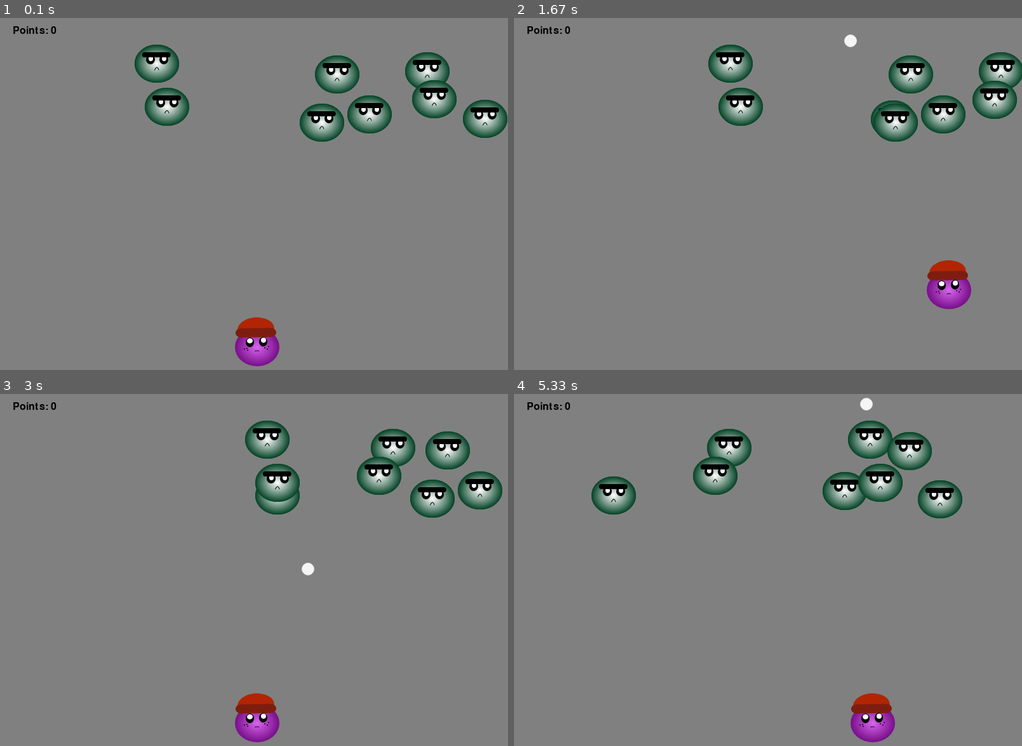
Above: before the commit, frames 1-4 (two rows, left to right).
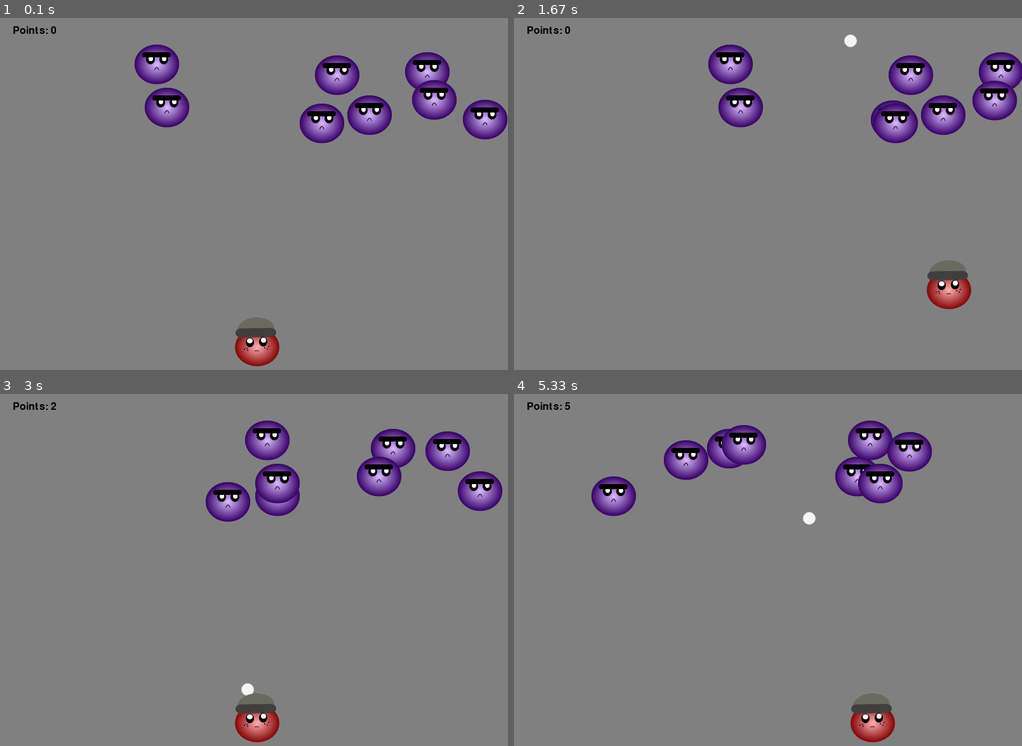
Above: after the commit, the same moments.

Repository: squeaky1273/py-game
Game: pygame game, started from main.py
Same seed, same stepped clock (60 frames per second), same inputs: the game is played once before the commit and once after it.
Inputs:
- Up to frame 1 (0.1 s): no input
- Up to frame 2 (1.67 s): hold Right 0.33-0.8 s; hold Up 0.83-1.13 s; tap Space at 0.9, 1.23, 1.53 s; hold Right 1.17-1.63 s
- Up to frame 3 (3 s): hold Left 1.67-2.2 s; tap Space at 1.73, 2.03, 2.3, 2.63, 2.93 s; hold Down 2.23-2.53 s; hold Left 2.57-2.97 s
- Up to frame 4 (5.33 s): hold Up 3-3.37 s; tap Space at 3.07, 3.47, 3.77, 4.13, 4.53, 4.83, 5.03 s; hold Right 3.4-4.03 s; hold Down 4.07-4.43 s; hold Left 4.47-4.93 s; hold Right from 4.97 s (still down)

The runs differ from the first frame. In frame 1, 6.0% of the frame differs, in the area x 26-100%, y 7-99%; in frame 2, 5.4%; in frame 3, 6.7%; in frame 4, 7.7%, in the area x 10-89%, y 1-99%.

Commit message:
started on enemy throwing at player

Diff:
--- a/main.py
+++ b/main.py
@@ -13,9 +13,6 @@
 # Constants
 # Set up the drawing window
 screen = pygame.display.set_mode((800, 600))
-
-# CHARACTER_WIDTH = 40
-# CHARACTER_HEIGHT = 40
 
 # Color constants
 BLACK = (0, 0, 0)
@@ -54,10 +51,6 @@
 snowball_y_change = 10
 snowball_state = "ready"
 
-# # Target Variables
-# target_x = 10
-# target_y = 10
-
 # Other variables
 points = 0
 
@@ -79,26 +72,32 @@
     snowball_state = "fire"
     screen.blit(snowball_img, (x + 10, y + 4))
 
-# # Enemy Throw Snowball
+## TODO: Enemy Throw Snowball
 # def enemy_throw_snowball(x, y):
+#     global snowball_state
+#     snowball_state = "fire"
 #     screen.blit(snowball_img, (x + 10, y + 4))
 
-# def is_colliding(enemy_x, enemy_y, snowball_x, snowball_y):
-#     distance = math.sqrt(math.pow(enemy_x - snowball_x, 2) + (math.pow(enemy_y - snowball_y, 2)))
+## TODO: Snowball hits the player
+# def is_colliding_with_player(player_x, player_y, snowball_x, snowball_y):
+#     distance = math.sqrt(math.pow(player_x - snowball_x, 2) + (math.pow(player_y - snowball_y, 2)))
 #     if distance < 27:
 #         return True
 #     else:
 #         return False
 
+# Snowball hits Enemy
+def is_colliding_with_enemy(enemy_x, enemy_y, snowball_x, snowball_y):
+    distance = math.sqrt(math.pow(enemy_x - snowball_x, 2) + (math.pow(enemy_y - snowball_y, 2)))
+    if distance < 27:
+        return True
+    else:
+        return False
+
 def draw_text(text, color, font_size, x, y):
     font = pygame.font.SysFont(None, font_size)
     img = font.render(text, True, color)
     screen.blit(img, (x, y))
-
-# # Game over text
-# def game_over_text():
-#     game_over_text = game_over_font.render("Game Over", True, WHITE)
-#     screen.blit(game_over_text, (200, 250))
 
 
 ################################################################################
@@ -132,8 +131,7 @@
             snowball_x = player_x
             player_throw_snowball(snowball_x, snowball_y)
 
-    # TODO: Update the enemy's y position based on its velocity
-        # Enemy Movement
+    # Enemy Movement
     for i in range(enemy_num):
 
         enemy_x[i] += enemy_x_change[i]
@@ -147,13 +145,23 @@
         # Run enemy function
         enemy(enemy_x[i], enemy_y[i], i)
 
-    # TODO: If enemy went off the screen, reset it
+        # If snowball hits enemy add 1 to point score
+        if is_colliding_with_enemy(enemy_x[i], enemy_y[i], snowball_x, snowball_y):
+            points += 1
+            snowball_y = 480
+            snowball_state = "ready"
+            enemy_x[i] = random.randint(0, 736)
+            enemy_y[i] = random.randint(50, 150)
 
-    # # If player collides with target, reset it & increment points
-    # if is_colliding(player_x, player_y, target_x, target_y, CHARACTER_WIDTH, CHARACTER_HEIGHT):
-    #     points += 1
-    #     target_y = 0
-    #     target_x = random.random() * (SCREEN_WIDTH - CHARACTER_WIDTH)
+        # # TODO: If snowball hits player, flash game over screen
+        # if is_colliding_with_player(player_x[i], player_y[i], snowball_x, snowball_y):
+        #     snowball_y = 480
+        #     snowball_state = "ready"
+        #     player_x[i] = random.randint(0, 736)
+        #     player_y[i] = random.randint(50, 150)
+
+        #     # # Draw the Game Over text
+        #     # draw_text(text='GAME OVER', color=BLACK, font_size=50, x=300, y=400)
 
     if snowball_y <= 0:
         snowball_y = 480
@@ -162,8 +170,6 @@
     if snowball_state is "fire":
         player_throw_snowball(snowball_x, snowball_y)
         snowball_y -= snowball_y_change
-
-    # TODO: If player collides with enemy, flash game over screen
 
     # Draw the points
     draw_text(text=f'Points: {points}', color=BLACK, font_size=24, x=20, y=20)
Binary file changed: enemy.png
Binary file added: game_over.png
Binary file changed: player.png
